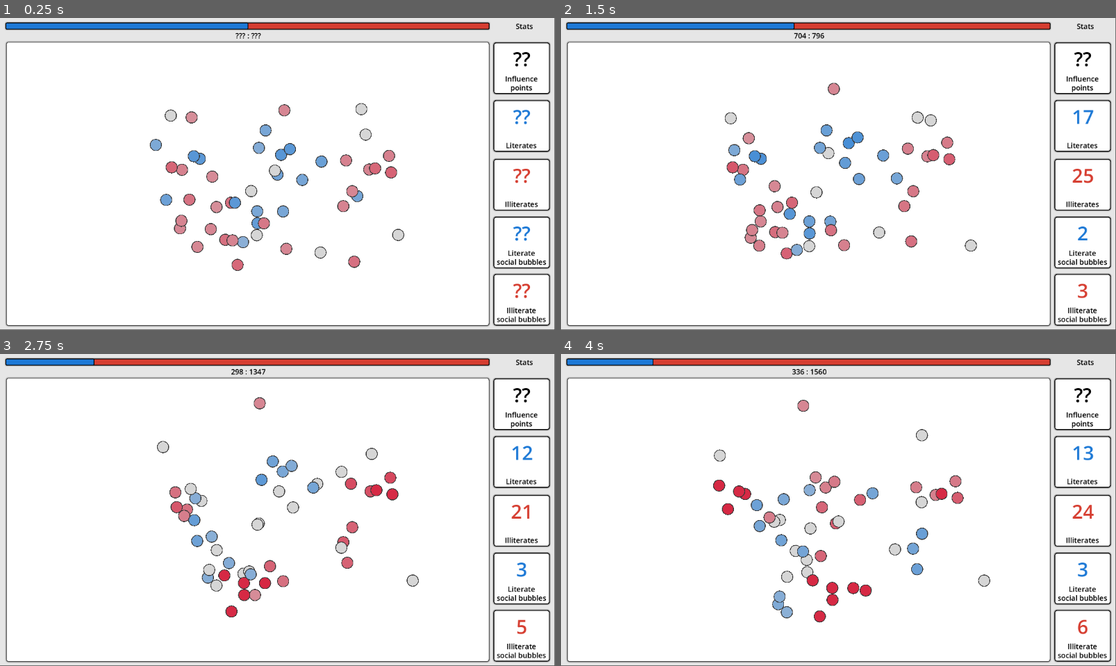
Above: before the commit, frames 1-4 (two rows, left to right).
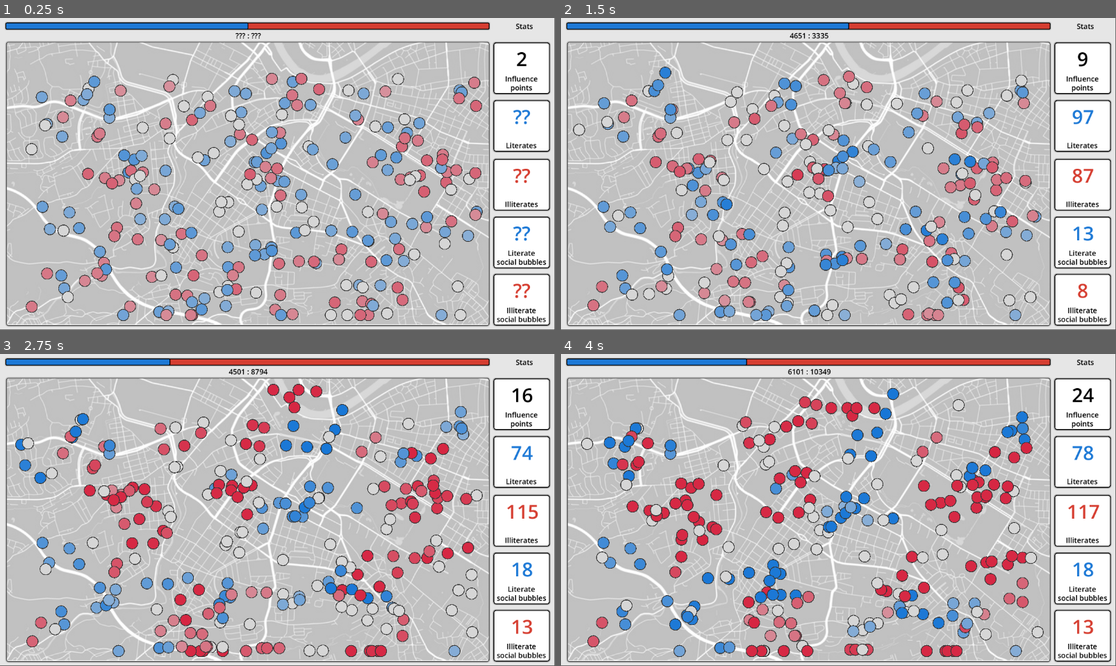
Above: after the commit, the same moments.

Repository: s7eamy/social-bubbles
Game: Godot game, scene res://scenes/levels/first_level/first_level.tscn
Same seed, same stepped clock (60 frames per second), same inputs: the game is played once before the commit and once after it. This scene is started directly instead of the project's main scene.
Inputs (mouse positions are in pixels of both pictures, inside the frame that each line leads up to):
- Up to frame 1 (0.25 s): no input
- Up to frame 2 (1.5 s): move the mouse to (799, 261) at 0.52 s; click (799, 261) at 0.67 s; move the mouse to (844, 245) at 1.27 s; click (844, 245) at 1.42 s
- Up to frame 3 (2.75 s): move the mouse to (310, 488) at 2.02 s; click (310, 488) at 2.17 s
- Up to frame 4 (4 s): move the mouse to (910, 563) at 2.77 s; click (910, 563) at 2.92 s; move the mouse to (838, 588) at 3.52 s; click (838, 588) at 3.67 s

The runs differ from the first frame. In frame 1, 75% of the frame differs, in the area x 1-96%, y 7-99%; in frame 2, 76%; in frame 3, 76%; in frame 4, 76%, in the area x 1-97%, y 1-99%.

Commit message:
feat: first_level setup and generator

Diff:
--- a/scenes/characters/social_bubble/social_bubble.gd
+++ b/scenes/characters/social_bubble/social_bubble.gd
@@ -38,7 +38,7 @@
 func draw_influence_radius():
 	var radius: int = $InfluenceRange/CollisionShape2D.shape.radius
 	var pos: Vector2 = get_average_position()
-	draw_circle(pos, radius, Color(0, 0.5, 0.5, 0.5), false)
+	#draw_circle(pos, radius, Color(0, 0.5, 0.5, 0.5), false)
 
 func get_average_position() -> Vector2:
 	var total_position = Vector2.ZERO
--- a/scenes/levels/first_level/first_level.tscn
+++ b/scenes/levels/first_level/first_level.tscn
@@ -37,12 +37,13 @@
 
 [node name="Ui" parent="." instance=ExtResource("3_wqjjq")]
 
-[node name="Map" type="Node2D" parent="Ui/Background/Border/Frame" index="0"]
+[node name="Map" type="Node2D" parent="Ui/Background/Border/Frame" index="1"]
 position = Vector2(533, 281)
 script = ExtResource("2_mwoe8")
 unit_scene = ExtResource("3_bvfp1")
 
 [node name="MeshInstance2D" type="MeshInstance2D" parent="Ui/Background/Border/Frame/Map"]
+visible = false
 position = Vector2(467.5, 304.5)
 scale = Vector2(1.6625, 1.66714)
 mesh = SubResource("PlaneMesh_3dohb")
@@ -273,4 +274,7 @@
 social bubbles"
 horizontal_alignment = 1
 
+[node name="Node2D" type="Node2D" parent="."]
+position = Vector2(1974, 1237)
+
 [editable path="Ui"]
--- a/scenes/levels/first_level/generator.gd
+++ b/scenes/levels/first_level/generator.gd
@@ -1,16 +1,15 @@
 extends Node2D
 
 @export var unit_scene: PackedScene
-
 # Called when the node enters the scene tree for the first time.
 func _ready() -> void:
 	randomize()
-	var num_units = 50
+	var num_units = 250
 	for i in range(num_units):
 		var unit_instance = unit_scene.instantiate()
 		unit_instance.position = Vector2(
-			randf_range(0, get_viewport_rect().size.x),
-			randf_range(0, get_viewport_rect().size.y)
+			randf_range(-443, 1437),
+			randf_range(-131, 949)
 		)
 		add_child(unit_instance)
 
--- /dev/null
+++ b/scenes/levels/test_eimantas/test_eimantas.tscn
@@ -0,0 +1,56 @@
+[gd_scene load_steps=6 format=3 uid="uid://cp1tj8vxm4evv"]
+
+[ext_resource type="Script" path="res://scenes/levels/test_eimantas/test_eimantas.gd" id="1_jecob"]
+[ext_resource type="PackedScene" uid="uid://d235bok86nwo0" path="res://scenes/ui/ui.tscn" id="1_wfxbg"]
+[ext_resource type="Texture2D" uid="uid://cb55aal1vbcxx" path="res://assets/textures/urban-city-map-dresden-poster-grayscale-street-vector-34009066.jpg" id="2_gxwub"]
+[ext_resource type="PackedScene" uid="uid://dp82b4kb4pydf" path="res://scenes/unit/unit.tscn" id="3_dgii4"]
+[ext_resource type="PackedScene" uid="uid://c2h42mkmbnom4" path="res://scenes/game/game.tscn" id="4_g3vum"]
+
+[node name="TestEimantas" type="Node"]
+script = ExtResource("1_jecob")
+
+[node name="Ui" parent="." instance=ExtResource("1_wfxbg")]
+visible = false
+
+[node name="TextureRect2" type="TextureRect" parent="Ui/Background/Border/Frame" index="0"]
+self_modulate = Color(1, 1, 1, 0.231373)
+layout_mode = 1
+anchors_preset = 15
+anchor_right = 1.0
+anchor_bottom = 1.0
+grow_horizontal = 2
+grow_vertical = 2
+texture = ExtResource("2_gxwub")
+
+[node name="Line2D" type="Line2D" parent="Ui/Background/Border/Frame" index="1"]
+points = PackedVector2Array(0, 0, 771, 431)
+width = 4.0
+default_color = Color(1, 0, 1, 1)
+
+[node name="Unit" parent="Ui/Background/Border/Frame" index="2" instance=ExtResource("3_dgii4")]
+position = Vector2(758, 77)
+
+[node name="Unit2" parent="Ui/Background/Border/Frame" index="3" instance=ExtResource("3_dgii4")]
+position = Vector2(791, 446)
+
+[node name="Unit3" parent="Ui/Background/Border/Frame" index="4" instance=ExtResource("3_dgii4")]
+position = Vector2(128, 380)
+
+[node name="Unit4" parent="Ui/Background/Border/Frame" index="5" instance=ExtResource("3_dgii4")]
+position = Vector2(334, 100)
+
+[node name="Game" parent="." instance=ExtResource("4_g3vum")]
+
+[node name="CPUParticles2D" type="CPUParticles2D" parent="."]
+position = Vector2(378, 225)
+emitting = false
+amount = 20
+lifetime = 0.5
+one_shot = true
+emission_shape = 1
+emission_sphere_radius = 1.0
+gravity = Vector2(0, 0)
+scale_amount_max = 2.0
+color = Color(0.839216, 0.164706, 0.231373, 1)
+
+[editable path="Ui"]
--- a/scenes/ui/ui.gd
+++ b/scenes/ui/ui.gd
@@ -5,15 +5,16 @@
 var score_illiterate: int = 0
 var count_literate: int = 0
 var count_illiterate: int = 0
+var influence_points: float = 0
 var count_literate_social_bubbles: int = 0
 var count_illiterate_social_bubbles: int = 0
 @onready var score_label: Label = $Background/ScoreBar/ScoreLabel
 @onready var score_bar: ProgressBar = $Background/ScoreBar
-@onready var influence_points_label: Label = $Background/InfluencePointsPanel/InfluencePointsLabel
 @onready var literates_label: Label = $Background/LiteratesPanel/LiteratesLabel
 @onready var illiterates_label: Label = $Background/IlliteratesPanel/IlliteratesLabel
 @onready var literates_bubbles_label: Label = $Background/LiteratesBubblesPanel/LiteratesBubblesLabel
 @onready var illiterates_bubbles_label: Label = $Background/IlliteratesBubblesPanel/IlliteratesBubblesLabel
+@onready var influence_points_label: Label = $Background/InfluencePointsPanel/InfluencePointsLabel
 
 # Called when the node enters the scene tree for the first time.
 func _ready() -> void:
@@ -24,6 +25,7 @@
 	calculate_score()
 	calculate_unit_counts()
 	calculate_social_bubble_counts()
+	calculate_influence_points()
 
 func find_game_node():
 	# Start searching from the root node
@@ -70,3 +72,7 @@
 				count_literate_social_bubbles += 1
 		literates_bubbles_label.text = str(count_literate_social_bubbles)
 		illiterates_bubbles_label.text = str(count_illiterate_social_bubbles)
+
+func calculate_influence_points():
+	influence_points += 0.1
+	influence_points_label.text = str(round(influence_points))
--- a/scenes/ui/ui.tscn
+++ b/scenes/ui/ui.tscn
@@ -1,6 +1,7 @@
-[gd_scene load_steps=8 format=3 uid="uid://d235bok86nwo0"]
+[gd_scene load_steps=9 format=3 uid="uid://d235bok86nwo0"]
 
 [ext_resource type="Script" path="res://scenes/ui/ui.gd" id="1_w005m"]
+[ext_resource type="Texture2D" uid="uid://cb55aal1vbcxx" path="res://assets/textures/urban-city-map-dresden-poster-grayscale-street-vector-34009066.jpg" id="2_2wejq"]
 
 [sub_resource type="StyleBoxFlat" id="StyleBoxFlat_k6sr0"]
 bg_color = Color(0.901961, 0.901961, 0.901961, 1)
@@ -117,6 +118,22 @@
 grow_vertical = 2
 theme_override_styles/panel = SubResource("StyleBoxFlat_cwdyk")
 
+[node name="TextureRect" type="TextureRect" parent="Background/Border/Frame"]
+self_modulate = Color(1, 1, 1, 0.313726)
+layout_mode = 1
+anchors_preset = 15
+anchor_right = 1.0
+anchor_bottom = 1.0
+offset_left = -182.0
+offset_top = -812.0
+offset_right = 1092.0
+offset_bottom = 275.0
+grow_horizontal = 2
+grow_vertical = 2
+texture = ExtResource("2_2wejq")
+expand_mode = 3
+stretch_mode = 4
+
 [node name="ScoreBar" type="ProgressBar" parent="Background"]
 layout_mode = 1
 anchors_preset = 10
--- a/test_eimantas.tscn
+++ /dev/null
@@ -1,41 +0,0 @@
-[gd_scene load_steps=5 format=3 uid="uid://cp1tj8vxm4evv"]
-
-[ext_resource type="PackedScene" uid="uid://dp82b4kb4pydf" path="res://scenes/unit/unit.tscn" id="1_loclc"]
-[ext_resource type="Texture2D" uid="uid://cb55aal1vbcxx" path="res://assets/textures/urban-city-map-dresden-poster-grayscale-street-vector-34009066.jpg" id="2_0uwex"]
-[ext_resource type="PackedScene" uid="uid://d235bok86nwo0" path="res://scenes/ui/ui.tscn" id="2_d46r5"]
-[ext_resource type="PackedScene" uid="uid://c2h42mkmbnom4" path="res://scenes/game/game.tscn" id="3_0jitr"]
-
-[node name="TestEimantas" type="Node"]
-
-[node name="Ui" parent="." instance=ExtResource("2_d46r5")]
-
-[node name="TextureRect" type="TextureRect" parent="Ui/Background/Border/Frame" index="0"]
-self_modulate = Color(1, 1, 1, 0.231373)
-layout_mode = 1
-anchors_preset = 15
-anchor_right = 1.0
-anchor_bottom = 1.0
-grow_horizontal = 2
-grow_vertical = 2
-texture = ExtResource("2_0uwex")
-
-[node name="Line2D" type="Line2D" parent="Ui/Background/Border/Frame" index="1"]
-points = PackedVector2Array(0, 0, 771, 431)
-width = 4.0
-default_color = Color(1, 0, 1, 1)
-
-[node name="Unit" parent="Ui/Background/Border/Frame" index="2" instance=ExtResource("1_loclc")]
-position = Vector2(758, 77)
-
-[node name="Unit2" parent="Ui/Background/Border/Frame" index="3" instance=ExtResource("1_loclc")]
-position = Vector2(791, 446)
-
-[node name="Unit3" parent="Ui/Background/Border/Frame" index="4" instance=ExtResource("1_loclc")]
-position = Vector2(128, 380)
-
-[node name="Unit4" parent="Ui/Background/Border/Frame" index="5" instance=ExtResource("1_loclc")]
-position = Vector2(334, 100)
-
-[node name="Game" parent="." instance=ExtResource("3_0jitr")]
-
-[editable path="Ui"]
